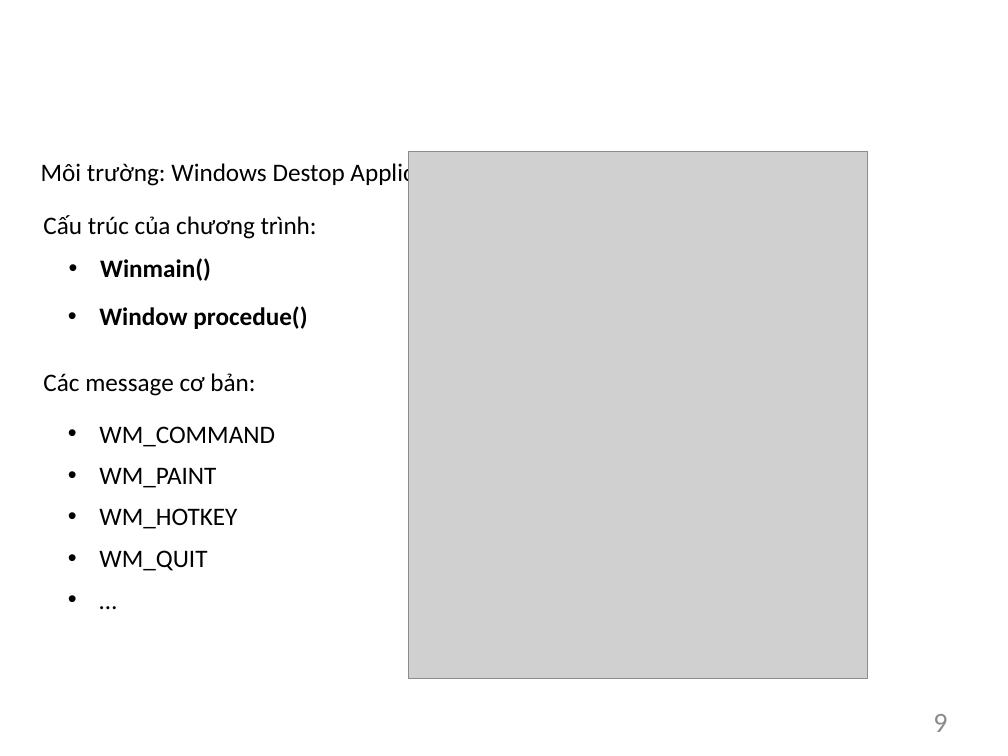
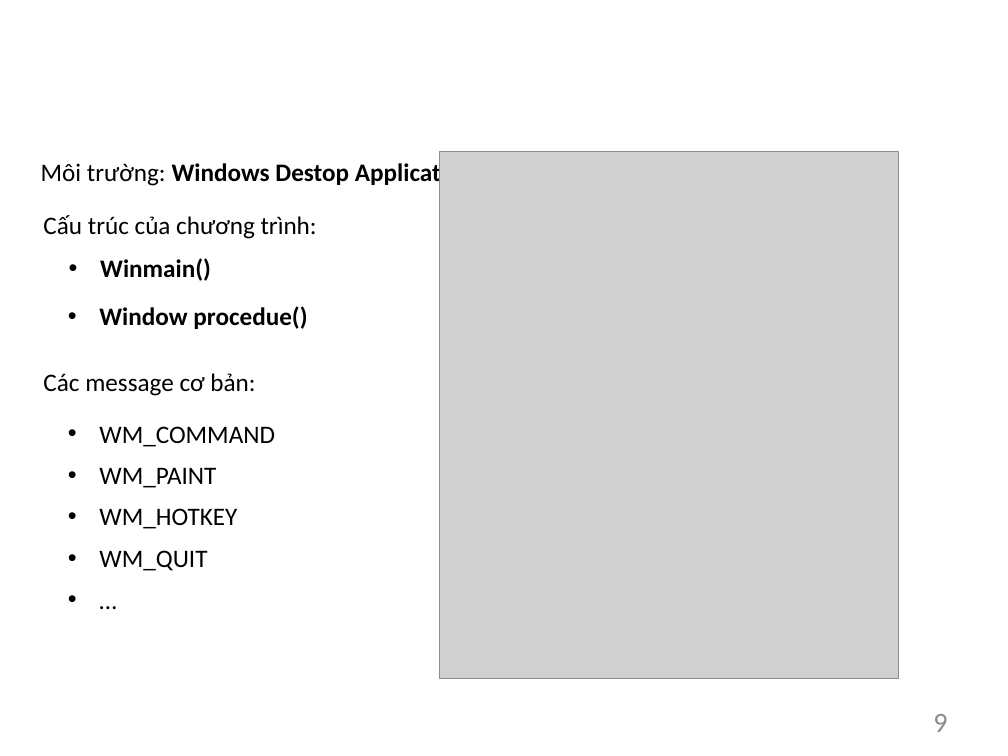
Before and after one commit to TrinhVanHieu/DoAn2018_EVDict, a slide deck: slide 9 of BaoCaoEVDict/Slide/BaoCao.pptx. Drawn at 1008x756 pixels with LibreOffice and Linux fonts; fonts in the diff are those of the drawing; grey boxes stand for pictures; background and template pictures are left out. Boxes give left, top, right and bottom in pixels: in the first picture for what was removed or moved away, otherwise in the second. Text is boxed around its words. In the diff, an @@ line names an element or a change of style, - is before the commit and + after.

```diff
--- a/BaoCaoEVDict/Slide/BaoCao.pptx
+++ b/BaoCaoEVDict/Slide/BaoCao.pptx
@@ text at (x1=41, y1=160, x2=474, y2=187): text changed; bold on @@
-Môi trường: Windows Destop Application
+Môi trường: Windows Destop Application (Win32)
@@ picture moved from (x1=409, y1=151, x2=869, y2=679) to (x1=439, y1=151, x2=899, y2=679) @@
```
Also in this commit, not shown: 4 other slides changed, 1 slide added, 1 other file.
